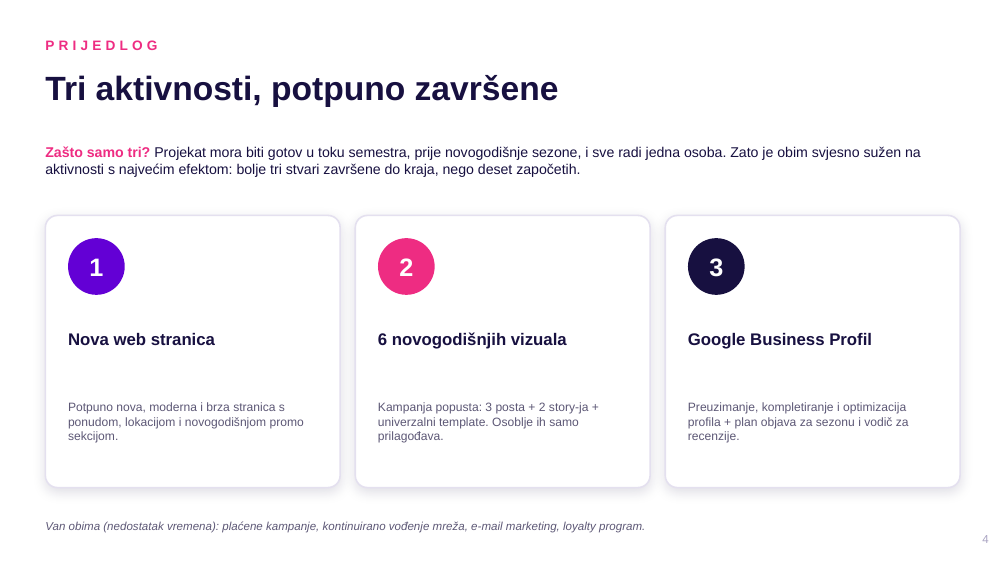
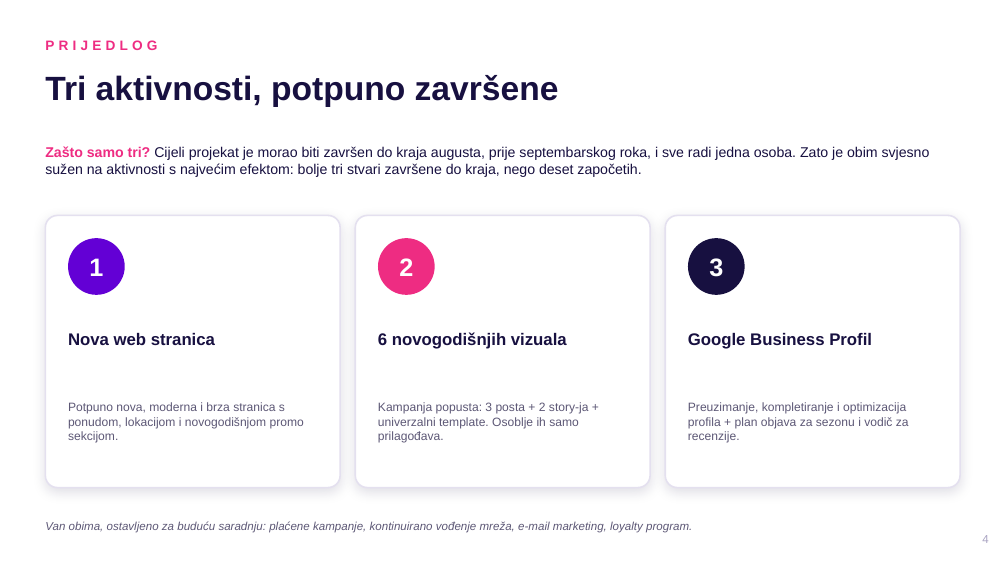
Before and after one commit to sk0le/cityice-marketing-presentation, a slide deck: slide 4 of public/docs/CityIce-prezentacija.pptx. Drawn at 1008x567 pixels with LibreOffice and Linux fonts; fonts in the diff are those of the drawing. Boxes give left, top, right and bottom in pixels: in the first picture for what was removed or moved away, otherwise in the second. Text is boxed around its words. In the diff, an @@ line names an element or a change of style, - is before the commit and + after.

Commit message:
Ispravljen vremenski okvir: sve završeno do kraja augusta, prije septembarskog roka

```diff
--- a/public/docs/CityIce-prezentacija.pptx
+++ b/public/docs/CityIce-prezentacija.pptx
@@ text at [45, 146, 930, 177]: text changed @@
-Zašto samo tri? Projekat mora biti gotov u toku semestra, prije novogodišnje sezone, i sve radi jedna osoba. Zato je obim svjesno sužen na aktivnosti s najvećim efektom: bolje tri stvari završene do kraja, nego deset započetih.
+Zašto samo tri? Cijeli projekat je morao biti završen do kraja augusta, prije septembarskog roka, i sve radi jedna osoba. Zato je obim svjesno sužen na aktivnosti s najvećim efektom: bolje tri stvari završene do kraja, nego deset započetih.
@@ text at [45, 521, 692, 533]: text changed @@
-Van obima (nedostatak vremena): plaćene kampanje, kontinuirano vođenje mreža, e-mail marketing, loyalty program.
+Van obima, ostavljeno za buduću saradnju: plaćene kampanje, kontinuirano vođenje mreža, e-mail marketing, loyalty program.
```
Also in this commit, not shown: 7 other files.
